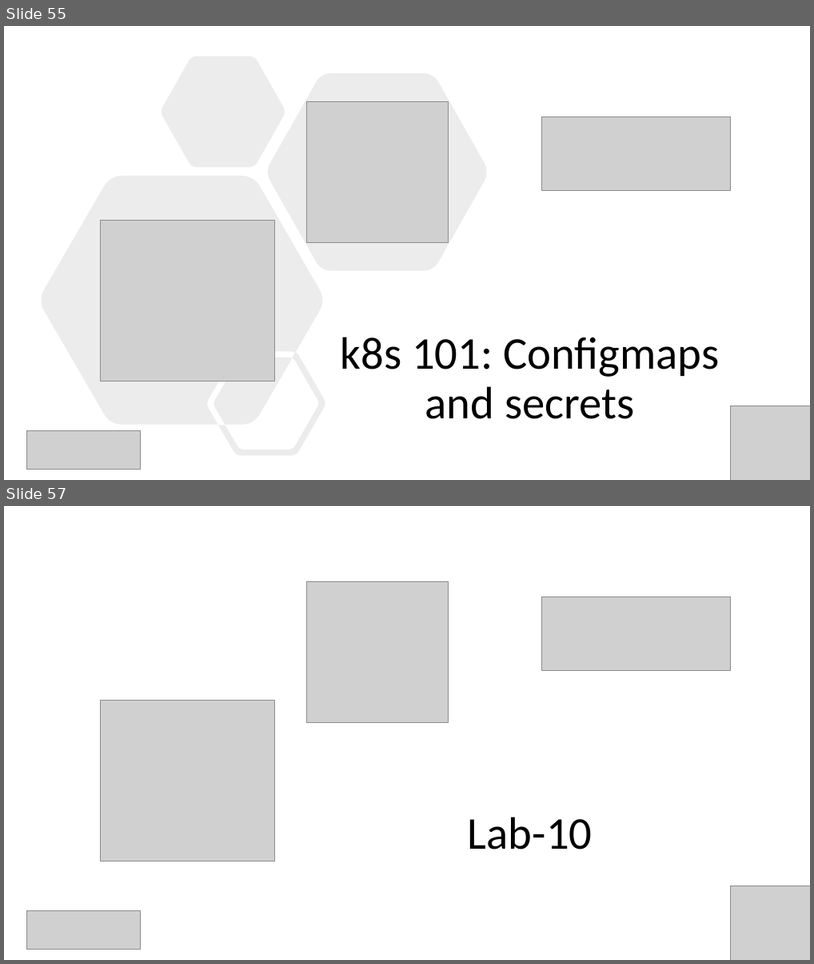
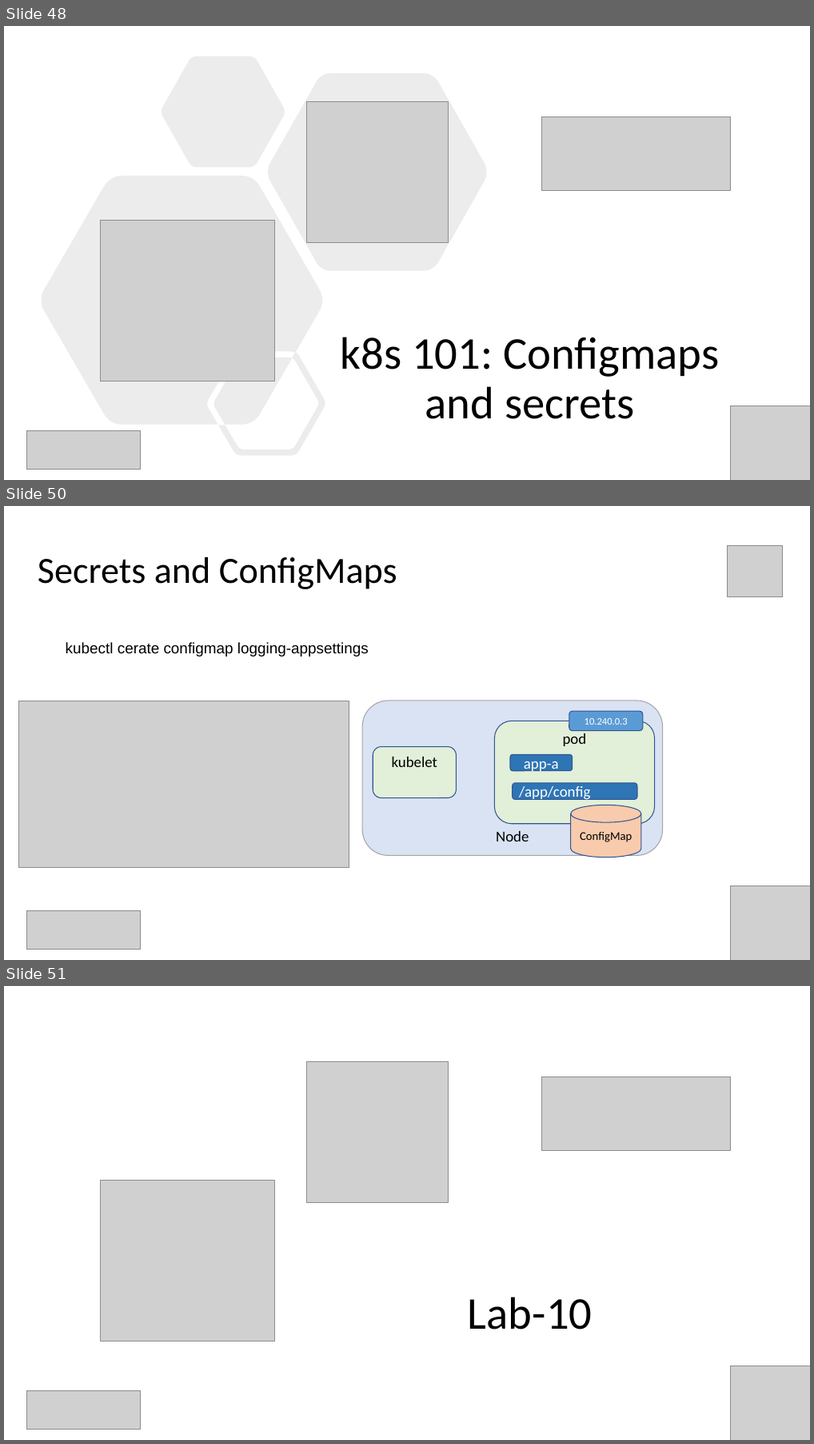
Before and after one commit to Infrastructure-AsCode/aks-101, a slide deck: slides/k8s-101.pptx. Shown one above the other, each under a label of ours: slides 55 and 57 before the commit, slides 48, 50 and 51 after it; the slides between them are not shown. The pictures are 814x964 and 814x1444 pixels, drawn with LibreOffice and Linux fonts; fonts in the diff are those of the drawing; grey boxes stand for pictures. Boxes give left, top, right and bottom in pixels: in the first picture for what was removed or moved away, otherwise in the second. Text is boxed around its words. In the diff, an @@ line names an element or a change of style, - is before the commit and + after.

```diff
--- a/slides/k8s-101.pptx
+++ b/slides/k8s-101.pptx
@@ slide 50 added at [4, 506, 810, 960], background #FFFFFF @@
@@ picture added at [727, 545, 783, 596] @@
@@ title added at [38, 557, 398, 589], 44 pt, text #000000 @@
+Secrets and ConfigMaps
@@ text added at [66, 642, 369, 656], 18 pt, text #000000 @@
+kubectl cerate configmap logging-appsettings
@@ picture added at [18, 700, 349, 867] @@
@@ rounded rectangle added at [362, 700, 663, 855], fill #DAE3F3, outline #A5A5A5 1 pt, 18 pt, text #000000 @@
+Node
@@ rounded rectangle added at [494, 720, 655, 824], fill #E2F0D9, outline #325491 1 pt, 18 pt, text #000000 @@
+pod
@@ rounded rectangle added at [570, 711, 643, 731], fill #5B9BD5, outline #325491 1 pt, 12 pt, text #FFFFFF @@
+10.240.0.3
@@ rounded rectangle added at [373, 747, 457, 798], fill #E2F0D9, outline #325491 1 pt, 18 pt, text #000000 @@
+kubelet
@@ rounded rectangle added at [510, 755, 573, 771], fill #2E75B6, outline #325491 1 pt, 18 pt, text #FFFFFF @@
+app-a
@@ rounded rectangle added at [513, 783, 638, 800], fill #2E75B6, outline #325491 1 pt, 18 pt, text #FFFFFF @@
+/app/config
@@ cylinder added at [571, 805, 642, 857], fill #F8CBAD, outline #325491 1 pt, 14 pt, text #000000 @@
+ConfigMap
@@ picture added at [731, 885, 810, 960] @@
@@ picture added at [27, 911, 141, 949] @@
@@ what was slide 55 is now slide 48 @@
@@ what was slide 57 is now slide 51 @@
```
Also in this commit, not shown: 12 slides changed, 7 slides removed, 2 other files.
